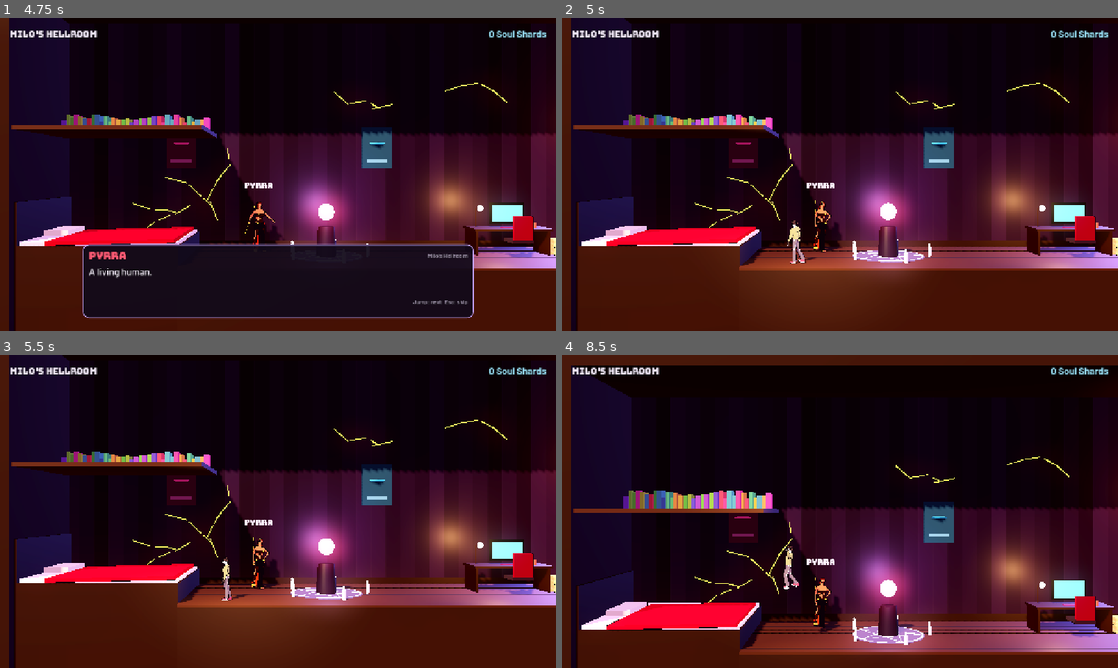
Above: before the commit, frames 1-4 (two rows, left to right).
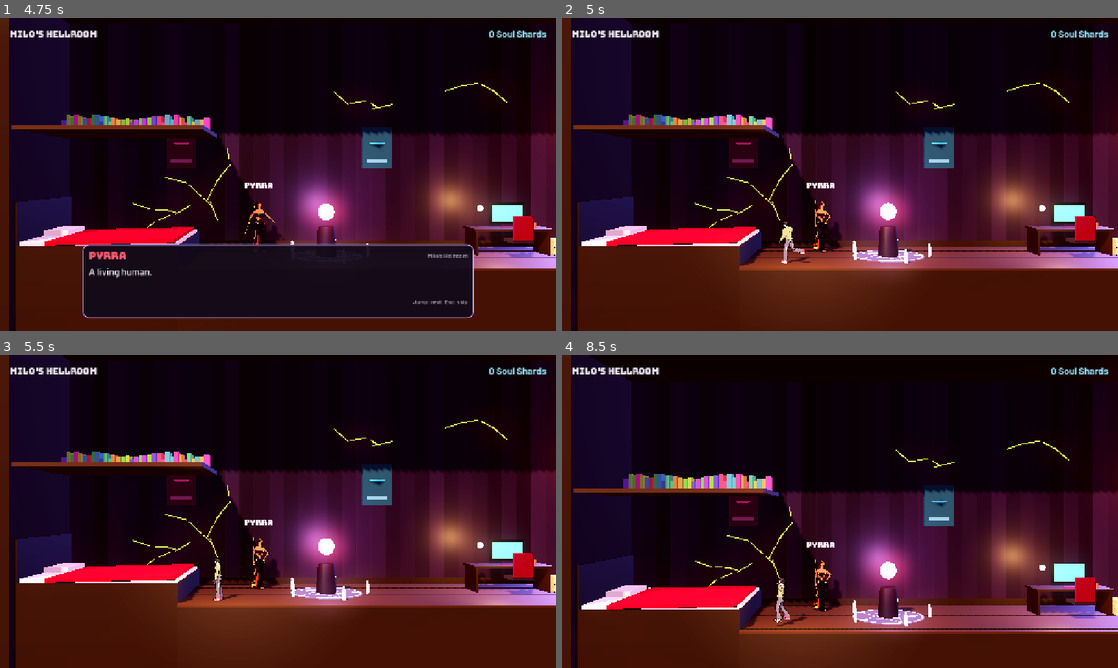
Above: after the commit, the same moments.

Repository: cmholy232-svg/Demondive
Game: Godot game, scene res://scenes/main/main.tscn
Two runs of this game, one before a commit and one after it. Both use one fixed random seed, a clock stepped at 60 frames per second and the inputs below.
Inputs (mouse positions are in pixels of both pictures, inside the frame that each line leads up to):
- Up to frame 1 (4.75 s): click "DIVE IN" at 0.5 s; tap Enter (ui_accept) at 1.25, 2.75, 3.05, 3.5, 4.25 s; move the mouse to (400, 158) at 1.27 s; hold D (move_right) 1.28-2 s; hold E (interact) 1.28-2 s; tap L (dash) at 1.35, 4.55 s; click (400, 158) at 1.42 s; tap Space (jump) at 1.52, 1.82 s; drag from (166, 190) to (250, 237) at 2.02 s; move the mouse to (333, 105) at 2.77 s; hold D (move_right) 2.78-3.5 s; hold J (magic) 2.78-3.5 s; drag from (250, 237) to (111, 127) at 3.52 s; move the mouse to (444, 221) at 4.27 s; hold A (move_left) from 4.28 s (still down); hold Space (jump) from 4.28 s (still down)
- Up to frame 2 (5 s): keep holding A (move_left); keep holding Space (jump); tap Escape (pause) at 4.9 s
- Up to frame 3 (5.5 s): release A (move_left) at 5 s; release Space (jump) at 5 s; drag from (111, 464) to (194, 433) at 5.02 s
- Up to frame 4 (8.5 s): move the mouse to (867, 511) at 5.77 s; hold S (move_down) 5.78-6.5 s; hold E (interact) 5.78-6.5 s; click (867, 511) at 5.92 s; tap J (magic) at 6.05 s; drag from (756, 433) to (728, 527) at 6.52 s; tap Enter (ui_accept) at 7.25 s; move the mouse to (962, 495) at 7.27 s; hold W (move_up) 7.28-8 s; hold K (special) 7.28-8 s; tap Space (jump) at 7.52, 7.55, 7.82 s; drag from (728, 527) to (812, 574) at 8.02 s

Frame 1 is identical in both runs. In frame 2, 0.4% of the frame differs, in the area x 23-46%, y 33-79%; in frame 3, 0.3%; in frame 4, 31%, in the area x 1-100%, y 0-96%.

Commit message:
Fix menus reopening, lava pits respawn on safe ground, snappier Milo with a real dash cooldown
Co-Authored-By: Claude Opus 5.5 (1M context) <noreply@anthropic.com>
Claude-Session: https://claude.ai/code/session_01UDJL4yyr7V49bPvwp6khuZ

Diff:
--- a/data/player/movement_v2.tres
+++ b/data/player/movement_v2.tres
@@ -4,31 +4,31 @@
 
 [resource]
 script = ExtResource("1_script")
-profile_name = "V2 Snappy"
-run_speed = 420.0
-ground_acceleration = 3500.0
-turnaround_acceleration = 7800.0
-air_acceleration = 2050.0
-ground_friction = 3000.0
-air_friction = 330.0
-gravity = 2350.0
-jump_velocity = -1040.0
-jump_release_gravity = 1750.0
-jump_release_min_rise = 210.0
-fall_speed_cap = 1350.0
-fast_fall_gravity = 1450.0
-fast_fall_speed_cap = 1600.0
+profile_name = "V3 Snappy"
+run_speed = 600.0
+ground_acceleration = 9000.0
+turnaround_acceleration = 16000.0
+air_acceleration = 6000.0
+ground_friction = 9000.0
+air_friction = 2400.0
+gravity = 3400.0
+jump_velocity = -1300.0
+jump_release_gravity = 3600.0
+jump_release_min_rise = 260.0
+fall_speed_cap = 1700.0
+fast_fall_gravity = 2400.0
+fast_fall_speed_cap = 2200.0
 air_jumps = 1
-coyote_seconds = 0.13
+coyote_seconds = 0.12
 jump_buffer_seconds = 0.15
 drop_through_seconds = 0.24
-dash_speed = 890.0
-dash_duration_seconds = 0.18
-dash_cooldown_seconds = 0.09
+dash_speed = 1300.0
+dash_duration_seconds = 0.16
+dash_cooldown_seconds = 0.6
 dash_charges = 1
-dash_invulnerable_seconds = 0.38
-waveland_speed = 780.0
-waveland_duration_seconds = 0.3
+dash_invulnerable_seconds = 0.3
+waveland_speed = 1150.0
+waveland_duration_seconds = 0.32
 waveland_min_down = 0.15
-wave_slide_speed_cap = 820.0
-wave_slide_friction = 520.0
+wave_slide_speed_cap = 1250.0
+wave_slide_friction = 700.0
--- a/scenes/combat/hazard_zone.gd
+++ b/scenes/combat/hazard_zone.gd
@@ -44,6 +44,11 @@
 	add_child(shape)
 
 
+## Room lava and spikes: touching them sends Milo back to safe ground.
+func is_pit() -> bool:
+	return (kind == &"lava" or kind == &"spikes") and active_seconds < 0.0 and cycle_on <= 0.0
+
+
 func is_warning() -> bool:
 	if cycle_on > 0.0:
 		var t: float = _cycle_time()
@@ -79,6 +84,7 @@
 		var target := body as Milo
 		if target == null:
 			continue
-		if kind == &"lava" and target.velocity.y > 0.0:
-			target.velocity.y = -1000.0
+		if is_pit():
+			target.hazard_respawn(damage)
+			continue
 		target.take_damage(damage, global_position.x)
--- a/scenes/hub/hub.gd
+++ b/scenes/hub/hub.gd
@@ -24,6 +24,8 @@
 var _near: StringName = &""
 var _leaving: bool = false
 var _time: float = 0.0
+## Seconds after a menu closes before a station can open again.
+var _station_cooldown: float = 0.0
 
 
 func _ready() -> void:
@@ -55,11 +57,12 @@
 	altar.boon_selected.connect(func(boon: StringName) -> void: _tint_orb(boon))
 	desk = DeskPanel.new()
 	add_child(desk)
-	desk.closed.connect(_refresh_overlay)
+	desk.closed.connect(_on_panel_closed)
+	altar.closed.connect(_on_panel_closed)
 	wardrobe = WardrobePanel.new()
 	add_child(wardrobe)
 	wardrobe.preview.connect(func(outfit: StringName) -> void: view.milo_view().apply_outfit(outfit))
-	wardrobe.closed.connect(_refresh_overlay)
+	wardrobe.closed.connect(_on_panel_closed)
 	fade = ScreenFade.new()
 	add_child(fade)
 	room.start()
@@ -103,7 +106,13 @@
 		HellroomKit.altar_orb.position.y = float(HellroomKit.altar_orb.get_meta("bob")) + sin(_time * 2.0) * 0.08
 
 
-func _physics_process(_delta: float) -> void:
+func _on_panel_closed() -> void:
+	_station_cooldown = 0.3
+	_refresh_overlay()
+
+
+func _physics_process(delta: float) -> void:
+	_station_cooldown = maxf(0.0, _station_cooldown - delta)
 	if _leaving or get_tree().paused:
 		return
 	_near = &""
@@ -114,7 +123,7 @@
 	var text: String = ""
 	if _near != &"":
 		text = Strings.text("hub.prompt.%s" % _near)
-		if not dialogue.visible and (milo.current_input.interact_pressed or milo.current_input.up_pressed):
+		if not dialogue.visible and _station_cooldown <= 0.0 and milo.controllable and (milo.current_input.interact_pressed or milo.current_input.up_pressed):
 			_open_station(_near)
 	else:
 		for door: ExitDoor in room.exits:
--- a/scenes/hub/hub_panel.gd
+++ b/scenes/hub/hub_panel.gd
@@ -93,6 +93,22 @@
 	if event.is_action_pressed("ui_cancel") or event.is_action_pressed("pause"):
 		close()
 		get_viewport().set_input_as_handled()
+		return
+	# The game's own keys (WASD, E, J) work here too, not only arrows and Enter.
+	var focus: Control = get_viewport().gui_get_focus_owner()
+	if focus == null:
+		return
+	var sides: Dictionary = {&"move_left": SIDE_LEFT, &"move_right": SIDE_RIGHT, &"move_up": SIDE_TOP, &"move_down": SIDE_BOTTOM}
+	for action: StringName in sides:
+		if event.is_action_pressed(action) and not event.is_action_pressed(StringName("ui_" + str(action).trim_prefix("move_"))):
+			var next: Control = focus.find_valid_focus_neighbor(sides[action])
+			if next != null:
+				next.grab_focus()
+			get_viewport().set_input_as_handled()
+			return
+	if (event.is_action_pressed("interact") or event.is_action_pressed("magic")) and focus is BaseButton and not (focus as BaseButton).disabled and not event.is_action_pressed("ui_accept"):
+		(focus as BaseButton).pressed.emit()
+		get_viewport().set_input_as_handled()
 
 
 ## A focusable row button in the panel's style.
--- a/scenes/player/milo.gd
+++ b/scenes/player/milo.gd
@@ -55,6 +55,9 @@
 var shield_check: Callable = Callable()
 ## Seconds since the last dash ended (Vespera widens the Perfect Dodge after it).
 var since_dash: float = INF
+## Last solid ground Milo stood on; lava and spike pits put him back here.
+var safe_position: Vector2 = Vector2.INF
+var _safe_timer: float = 0.0
 ## Dash speed for a Special's pounce (0 = the normal dash).
 var _dash_speed_override: float = 0.0
 
@@ -72,6 +75,13 @@
 	if not controllable or hurt_timer > 0.0:
 		current_input = MiloInput.make()
 	step(current_input, delta)
+
+
+## A menu or dialogue paused the game: drop the last tick's presses so the
+## press that opened it can't fire again the moment it closes.
+func _notification(what: int) -> void:
+	if what == NOTIFICATION_PAUSED or what == NOTIFICATION_UNPAUSED:
+		current_input = MiloInput.make()
 
 
 func is_dashing() -> bool:
@@ -201,6 +211,9 @@
 		dash_timer = 0.0
 		wave_slide_timer = tuning.waveland_duration_seconds
 		velocity = Vector2(dash_direction.x * tuning.waveland_speed, 0.0)
+		# A clean wavedash or waveland is the one way to skip the dash cooldown.
+		dash_cooldown_timer = 0.0
+		dash_charges_left = tuning.dash_charges
 		wavelanded.emit(absf(dash_direction.x) > 0.35)
 
 
@@ -284,3 +297,40 @@
 			iced = iced or collider.is_in_group("ice")
 	if is_on_floor():
 		on_ice = iced
+		_remember_safe_ground()
+
+
+func _remember_safe_ground() -> void:
+	var floor_body: Object = null
+	for i: int in get_slide_collision_count():
+		var collision: KinematicCollision2D = get_slide_collision(i)
+		if collision.get_normal().y < -0.7:
+			floor_body = collision.get_collider()
+	if not floor_body is StaticBody2D or floor_body is AnimatableBody2D or hurt_timer > 0.0:
+		return
+	var space: PhysicsDirectSpaceState2D = get_world_2d().direct_space_state
+	for side: float in [-26.0, 26.0]:
+		var from: Vector2 = global_position + Vector2(side, -8.0)
+		var query := PhysicsRayQueryParameters2D.create(from, from + Vector2(0.0, 40.0), PhysicsLayers.WORLD)
+		if space.intersect_ray(query).is_empty():
+			return
+	safe_position = global_position
+
+
+## Lava and spike pits: hurt, then put Milo back on the last safe ground.
+func hazard_respawn(damage: float) -> void:
+	if not controllable or Game.health <= 0.0:
+		return
+	var from: Vector2 = global_position
+	invulnerable_timer = 0.0
+	take_damage(damage, global_position.x)
+	if Game.health <= 0.0:
+		return
+	if safe_position != Vector2.INF:
+		global_position = safe_position
+	velocity = Vector2.ZERO
+	hurt_timer = 0.25
+	dash_timer = 0.0
+	air_jumps_left = tuning.air_jumps
+	reset_physics_interpolation()
+	Game.fx(&"spark", from + Vector2(0.0, -40.0), Color(1.0, 0.45, 0.15), 1.2)
--- a/scenes/run/run.gd
+++ b/scenes/run/run.gd
@@ -98,6 +98,7 @@
 	add_child(room)
 	move_child(room, 0)
 	milo.global_position = data.player_start
+	milo.safe_position = data.player_start
 	milo.velocity = Vector2.ZERO
 	camera.set_room_bounds(Rect2(Vector2.ZERO, data.size_px()))
 	camera.snap()
@@ -220,6 +221,9 @@
 
 ## Shows the boon offer and waits for the pick.
 func offer_boons(forced: StringName = &"") -> void:
+	# One offer at a time: a cage rescue can land while a room reward is open.
+	while boon_choice.visible:
+		await boon_choice.chosen
 	var options: Array[StringName] = BoonChoice.roll(Game.rng, forced)
 	if options.is_empty():
 		return
@@ -267,9 +271,9 @@
 
 
 func _rescue_fall() -> void:
-	milo.take_damage(10.0, milo.global_position.x)
-	milo.global_position = room.data.player_start
-	milo.velocity = Vector2.ZERO
+	if milo.safe_position == Vector2.INF:
+		milo.safe_position = room.data.player_start
+	milo.hazard_respawn(10.0)
 
 
 func _clear_leftovers() -> void:
--- a/scenes/ui/boon_choice.gd
+++ b/scenes/ui/boon_choice.gd
@@ -144,6 +144,7 @@
 	if not visible or _input_delay > 0.0:
 		return
 	if _equip_box.visible:
+		_equip_input(event)
 		return
 	if event.is_action_pressed("move_left"):
 		_focus = (_focus - 1 + _options.size()) % _options.size()
@@ -158,6 +159,24 @@
 	elif event.is_action_pressed("special") and Game.rerolls > 0:
 		Game.rerolls -= 1
 		offer(roll(Game.rng, _forced), _forced)
+	else:
+		return
+	get_viewport().set_input_as_handled()
+
+
+## The equip question answers to the game's own buttons too, not only the UI keys.
+func _equip_input(event: InputEvent) -> void:
+	var buttons: Array[Node] = _equip_box.get_children().filter(func(n: Node) -> bool: return n is Button and not n.is_queued_for_deletion())
+	if buttons.is_empty():
+		return
+	var focused: int = maxi(0, buttons.find(get_viewport().gui_get_focus_owner()))
+	if event.is_action_pressed("move_left") or event.is_action_pressed("move_right"):
+		(buttons[(focused + 1) % buttons.size()] as Button).grab_focus()
+		Audio.play_sfx(&"ui_move", -4.0)
+	elif event.is_action_pressed("jump") or event.is_action_pressed("interact") or event.is_action_pressed("magic"):
+		(buttons[focused] as Button).pressed.emit()
+	elif event.is_action_pressed("ui_cancel") or event.is_action_pressed("pause"):
+		(buttons[buttons.size() - 1] as Button).pressed.emit()
 	else:
 		return
 	get_viewport().set_input_as_handled()
@@ -200,6 +219,9 @@
 
 
 func _close(id: StringName) -> void:
+	if not visible:
+		return
+	_equip_box.visible = false
 	visible = false
 	_title.text = Strings.text("boon.offer_title")
 	get_tree().paused = false
--- a/tests/test_dash.gd
+++ b/tests/test_dash.gd
@@ -76,3 +76,28 @@
 	rig.tick(MiloInput.make(1).with_jump())
 	check(rig.milo.velocity.x > rig.milo.tuning.run_speed + 100.0, "jump out of a wave slide keeps speed (%.0f)" % rig.milo.velocity.x)
 	rig.free_room()
+
+
+func test_dash_has_a_cooldown_on_the_ground() -> void:
+	var rig := MiloRig.create(tree)
+	rig.place(Vector2(200.0, FLOOR_Y - 1.0))
+	rig.tick(MiloInput.make(1).with_dash())
+	while rig.milo.is_dashing():
+		rig.tick(MiloInput.make(1))
+	rig.tick(MiloInput.make(-1).with_dash())
+	check(not rig.milo.is_dashing(), "a second dash right after the first is refused")
+	rig.run(MiloInput.make(), int(rig.milo.tuning.dash_cooldown_seconds * 60.0) + 2)
+	rig.tick(MiloInput.make(-1).with_dash())
+	check(rig.milo.is_dashing(), "dash is back once the cooldown ends")
+	rig.free_room()
+
+
+func test_wavedash_skips_the_cooldown() -> void:
+	var rig := MiloRig.create(tree)
+	rig.place(Vector2(200.0, FLOOR_Y - 1.0))
+	rig.tick(MiloInput.make(1, 1).with_dash())
+	rig.tick(MiloInput.make(1, 1))
+	check(rig.milo.is_wave_sliding(), "wavedash landed")
+	rig.tick(MiloInput.make(1).with_dash())
+	check(rig.milo.is_dashing(), "a clean wavedash lets Milo dash again at once")
+	rig.free_room()
--- /dev/null
+++ b/tests/test_hazards.gd
@@ -0,0 +1,28 @@
+extends TestCase
+
+const FLOOR_Y: float = 656.0
+
+
+func test_lava_puts_milo_back_on_safe_ground() -> void:
+	Game.start_run()
+	var rig := MiloRig.create(tree)
+	rig.place(Vector2(200.0, FLOOR_Y - 1.0))
+	rig.run(MiloInput.make(), 3)
+	var safe: Vector2 = rig.milo.safe_position
+	check(safe != Vector2.INF, "standing on the floor records safe ground")
+	var before: float = Game.health
+	rig.milo.global_position = Vector2(900.0, 300.0)
+	rig.milo.hazard_respawn(18.0)
+	check(Game.health < before, "lava hurts")
+	check(rig.milo.global_position.distance_to(safe) < 1.0, "Milo is back on safe ground")
+	check(rig.milo.velocity == Vector2.ZERO, "and stands still")
+	rig.free_room()
+
+
+func test_room_lava_is_a_pit_and_boss_lava_is_not() -> void:
+	var pit := HazardZone.make(&"lava", Rect2(0.0, 0.0, 64.0, 64.0), 18.0)
+	var attack := HazardZone.make(&"lava", Rect2(0.0, 0.0, 64.0, 64.0), 18.0, 0.5, 1.0)
+	check(pit.is_pit(), "room lava respawns Milo")
+	check(not attack.is_pit(), "a timed lava attack only hurts")
+	pit.free()
+	attack.free()
